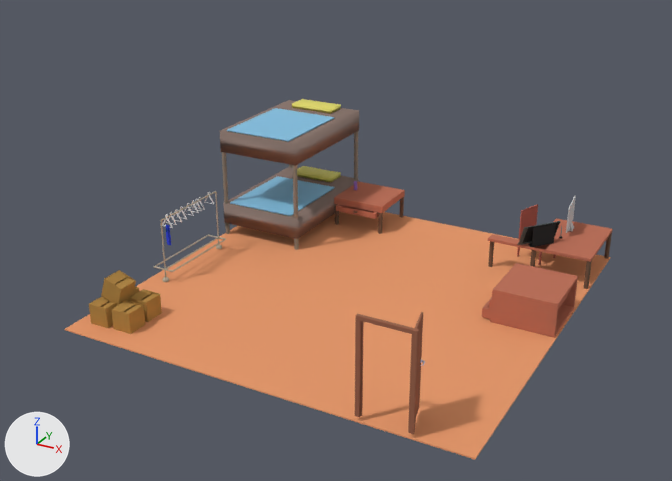
Before and after pictures for a commit that changed the Blender file assets/room3.blend.
Camera for both pictures: a 50 mm lens placed at (6.43, -4.94, 5.94), pointed at (0.94, 5.05, 0.94). Arrows for +X, +Y and +Z are at lower left; the lights stay in place.
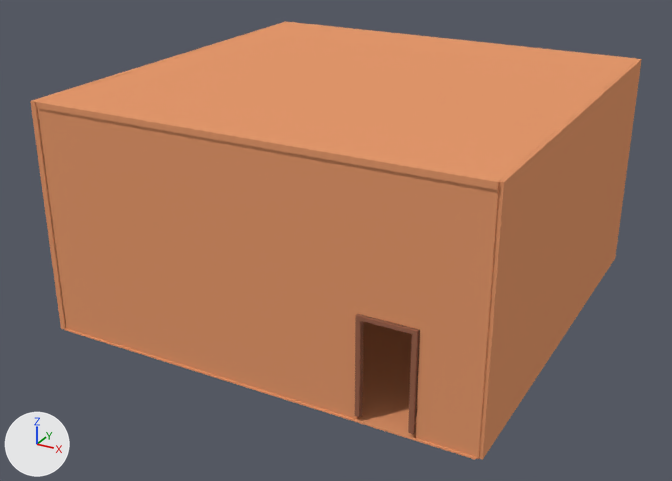
Location of each change, [x1, y1, x2, y2] in pixels of the pictures (672 x 481 px):
'Wall', shown (orange): after [38, 108, 502, 459]
'Roof', shown (orange): after [36, 22, 638, 190]
'Wall4', shown: after [479, 59, 642, 460]
'Wall1', shown (orange): after [30, 22, 288, 330]
'Wall2', shown: after [291, 22, 637, 59]
'Floor', unchanged, covered by the edit: before [65, 211, 610, 459]; after [65, 322, 476, 459]
'Cube.010', unchanged, covered by the edit: before [220, 100, 359, 166]
'Cube.007', unchanged, covered by the edit: before [223, 167, 359, 239]
'Cube.038', unchanged, covered by the edit: before [490, 288, 559, 337]

The edits, one by one:
Object 'Roof' (ob_roof) is now shown.
Object 'Wall2' (ob_wall2) is now shown.
Object 'Wall' (ob_wall) is now shown.
Object 'Wall1' (ob_wall1) is now shown.
Object 'Wall4' (ob_wall4) is now shown.
